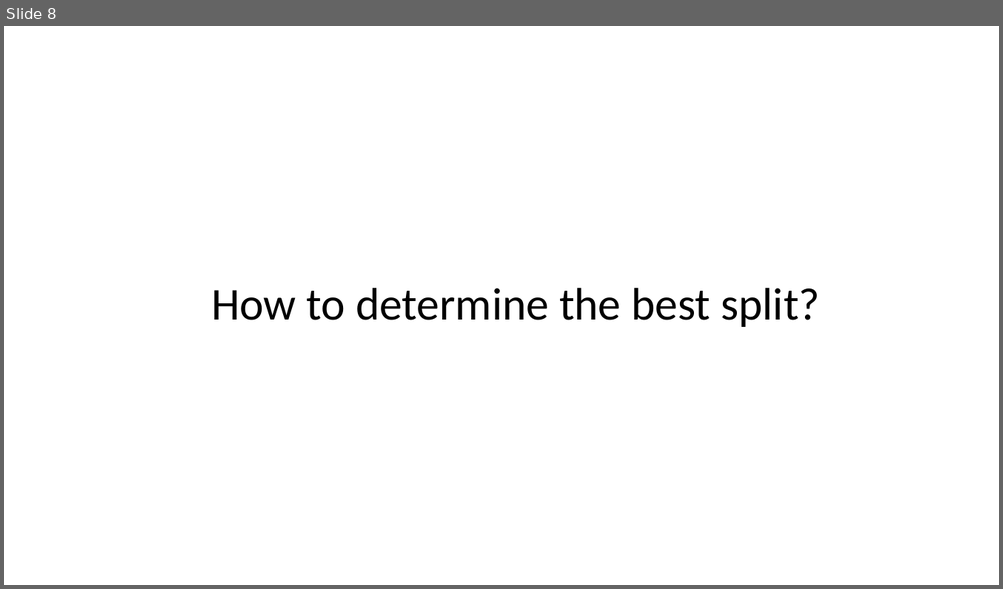
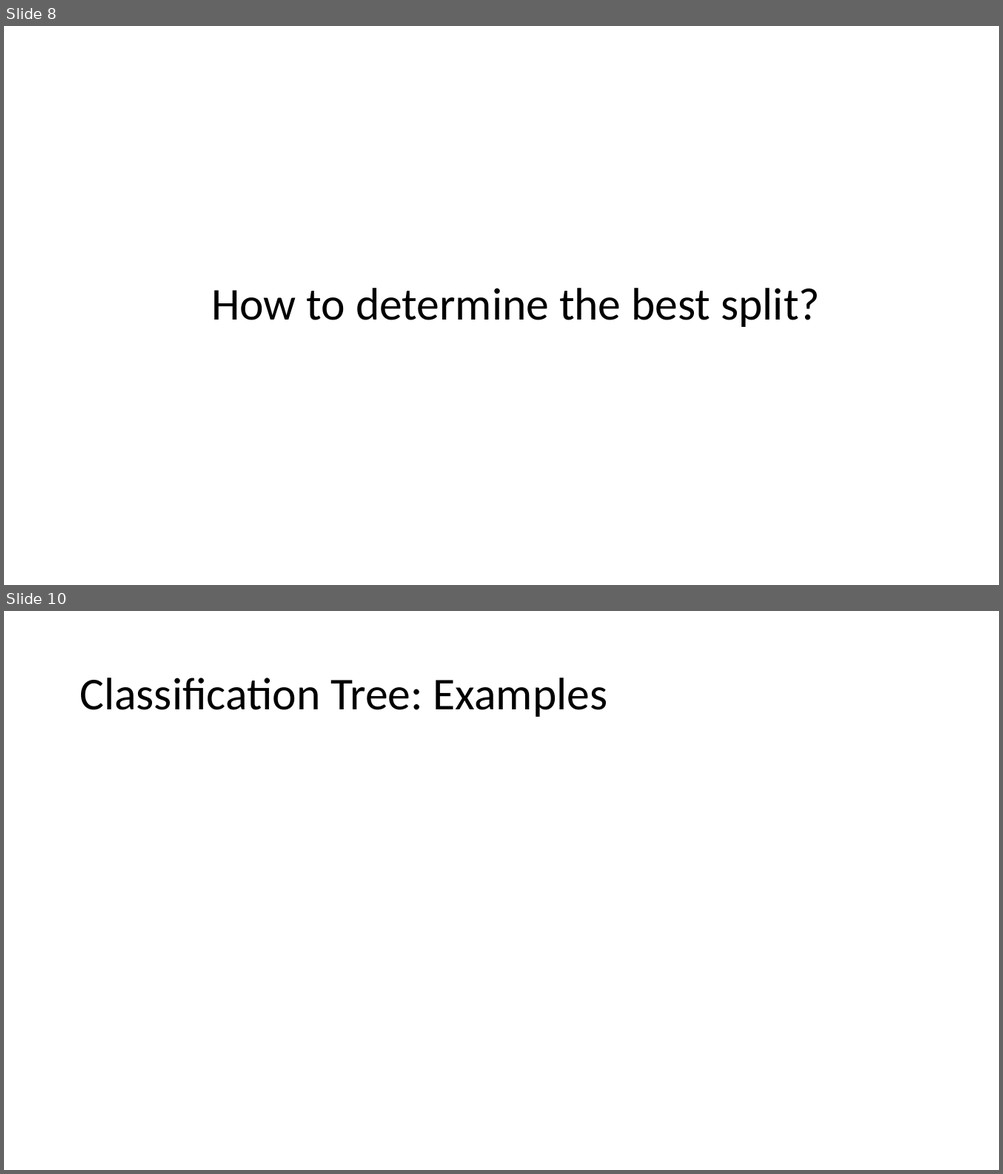
Before and after one commit to gucino/Machine-Learning, a slide deck: Decision_tree_and_Random_forest.pptx. Shown one above the other, each under a label of ours: slide 8 before the commit, slides 8 and 10 after it; the slides between them are not shown. The pictures are 1003x589 and 1003x1174 pixels, drawn with LibreOffice and Linux fonts; fonts in the diff are those of the drawing; grey boxes stand for pictures. Boxes give left, top, right and bottom in pixels: in the first picture for what was removed or moved away, otherwise in the second. Text is boxed around its words. In the diff, an @@ line names an element or a change of style, - is before the commit and + after.

```diff
--- a/Decision_tree_and_Random_forest.pptx
+++ b/Decision_tree_and_Random_forest.pptx
@@ slide 10 added at [4,611,999,1170], background #FFFFFF @@
@@ title added at [79,678,607,717], 44 pt, text #000000 @@
+Classification Tree: Examples
```
Also in this commit, not shown: 1 slide changed, 1 other slide added, 1 other file.
